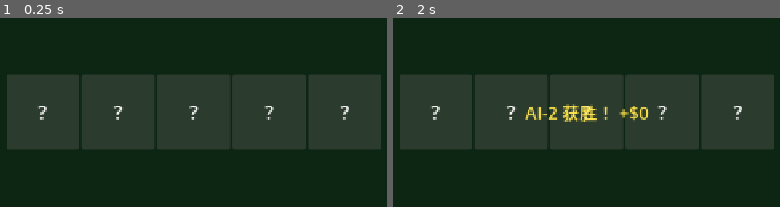
Above: before the commit, frames 1-2 (left to right).
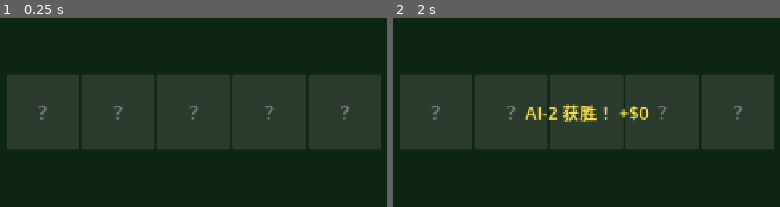
Above: after the commit, the same moments.

Repository: gaoyingxie/texas-holdemp
Game: Godot game, scene res://scenes/main.tscn
The game is run twice, just before and just after one commit, with the same random seed, the same clock (stepped at 60 frames per second) and the same inputs.
Inputs:
- Up to frame 1 (0.25 s): no input
- Up to frame 2 (2 s): click "弃牌 (Fold)" at 0.5 s
The pictures show only the part of the screen within x 24-74%, y 16-66%; the shares and areas given below are measured in that part.

The runs differ from the first frame. In frame 1, 0.3% of the frame differs, in the area x 10-91%, y 46-54%; in frame 2, 0.3%.

Commit message:
fix: _card_text返回值加颜色，赋给label字体颜色 - 修复白牌看不见的问题

Diff:
--- a/scripts/main.gd
+++ b/scripts/main.gd
@@ -44,15 +44,15 @@
     _update_ui()
 
 
-func _card_text(card) -> String:
+func _card_text(card) -> Dictionary:
     if card == null:
-        return "?"
+        return {"text": "?", "color": Color(1, 1, 1, 1)}
     var suit_sym = SUIT_SYMBOLS[card.suit]
     var rank_sym = RANK_SYMBOLS[card.rank]
     var color = Color(1, 1, 1, 1)
     if card.suit == 1 or card.suit == 2:
         color = Color(1, 0.3, 0.3, 1)  # 红心/方块红色
-    return rank_sym + suit_sym
+    return {"text": rank_sym + suit_sym, "color": color}
 
 
 func _update_community_cards() -> void:
@@ -62,10 +62,13 @@
         var label = card_node.get_node("Label")
         if i < cards.size():
             var c = cards[i]
-            label.text = _card_text(c)
+            var info = _card_text(c)
+            label.text = info.text
+            label.add_theme_color_override("font_color", info.color)
             _style_card(card_node, c)
         else:
             label.text = "?"
+            label.add_theme_color_override("font_color", Color(0.5, 0.5, 0.5, 1))
             card_node.remove_theme_color_override("background_color")
             var style = StyleBoxFlat.new()
             style.bg_color = Color(0.2, 0.25, 0.2, 0.8)
@@ -93,10 +96,13 @@
         var label = card_node.get_node("Label")
         if i < cards.size():
             var c = cards[i]
-            label.text = _card_text(c)
+            var info = _card_text(c)
+            label.text = info.text
+            label.add_theme_color_override("font_color", info.color)
             _style_card(card_node, c)
         else:
             label.text = "?"
+            label.add_theme_color_override("font_color", Color(0.5, 0.5, 0.5, 1))
 
 
 func _update_ui() -> void:
